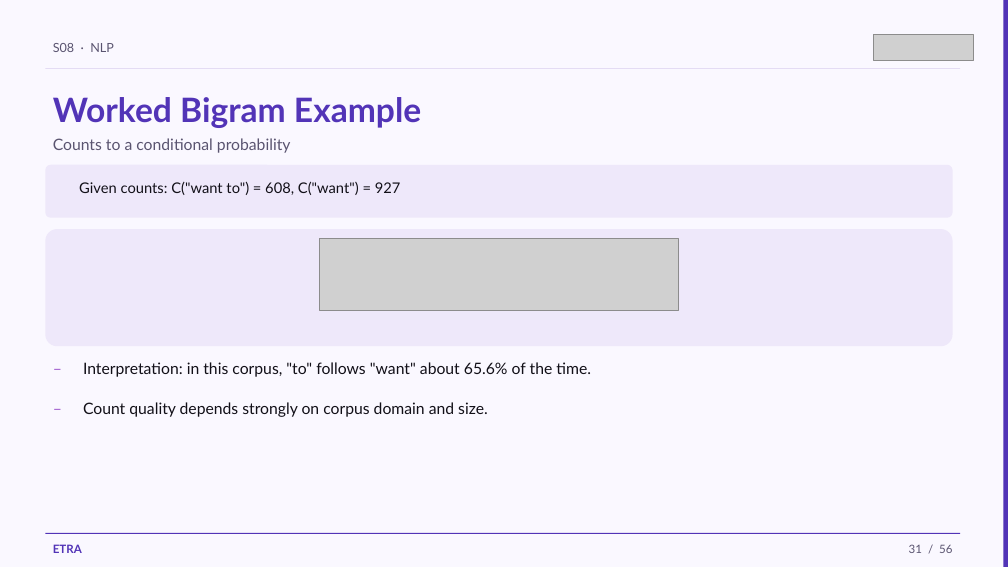
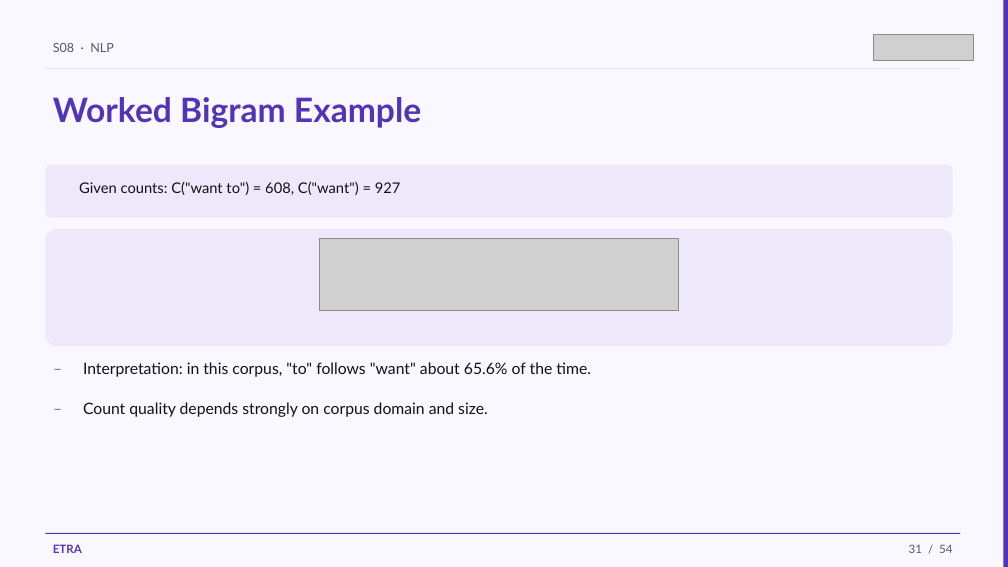
Before and after one commit to iksasa15/AI-ML, a slide deck: slide 31 of web-presentation/pdf-exports/Week3-Session1-NLP.pptx. Drawn at 1008x567 pixels with LibreOffice and Linux fonts; fonts in the diff are those of the drawing; grey boxes stand for pictures. Boxes give left, top, right and bottom in pixels: in the first picture for what was removed or moved away, otherwise in the second. Text is boxed around its words. In the diff, an @@ line names an element or a change of style, - is before the commit and + after.

```diff
--- a/web-presentation/pdf-exports/Week3-Session1-NLP.pptx
+++ b/web-presentation/pdf-exports/Week3-Session1-NLP.pptx
@@ text removed at (x1=53, y1=138, x2=291, y2=153) @@
-Counts to a conditional probability
@@ text at (x1=909, y1=544, x2=952, y2=553): text changed @@
-31 / 56
+31 / 54
```
Also in this commit, not shown: 52 other slides changed, 2 slides removed, 2 other files.
